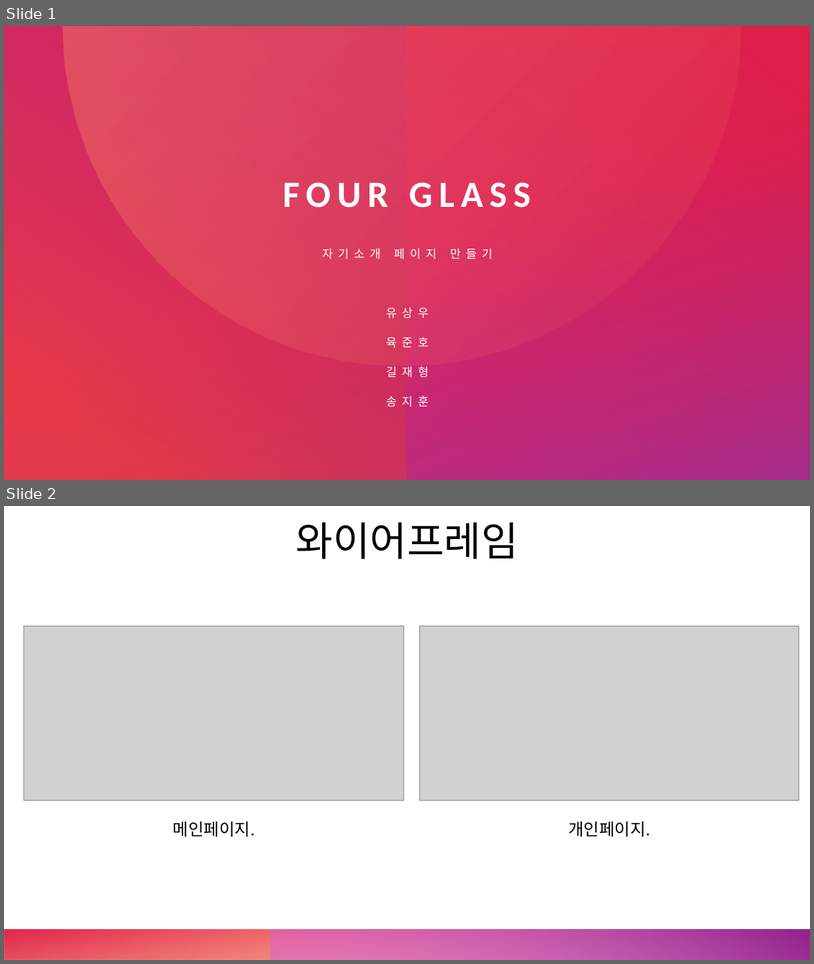
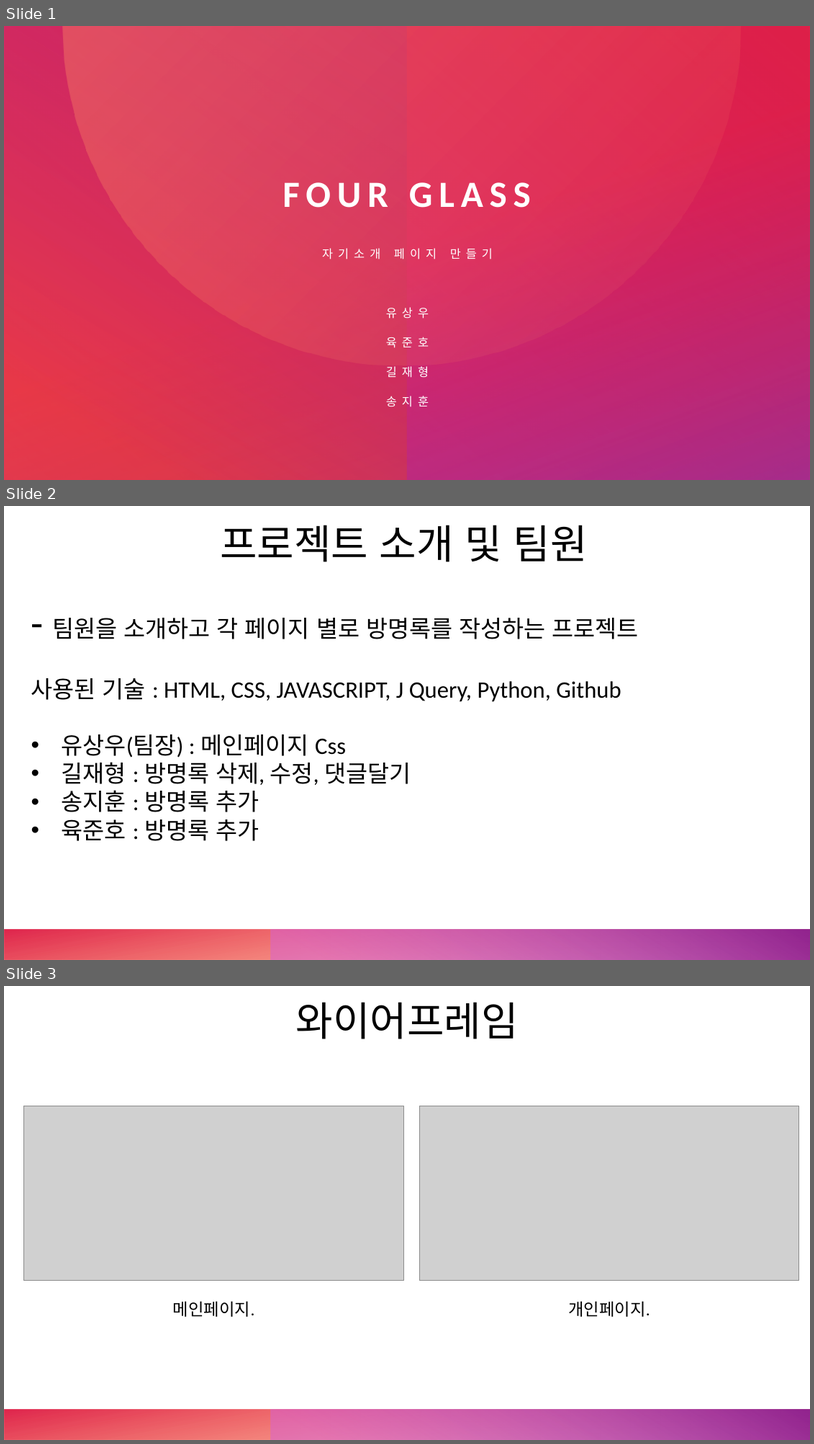
Before and after one commit to Mrgil0/FourGlass, a slide deck: FourGlass/FourGlass.pptx. Shown one above the other, each under a label of ours: slides 1 and 2 before the commit, slides 1, 2 and 3 after it. The pictures are 814x964 and 814x1444 pixels, drawn with LibreOffice and Linux fonts; fonts in the diff are those of the drawing; grey boxes stand for pictures. Boxes give left, top, right and bottom in pixels: in the first picture for what was removed or moved away, otherwise in the second. Text is boxed around its words. In the diff, an @@ line names an element or a change of style, - is before the commit and + after.

Commit message:
수정
팀html파일 통합, ppt수정

```diff
--- a/FourGlass/FourGlass.pptx
+++ b/FourGlass/FourGlass.pptx
@@ slide 2 added at <box>4,506,810,960</box>, background #FFFFFF; not listed: 2 template elements that a slide beside it also shows @@
@@ text added at <box>220,525,588,562</box>, 48 pt, text #000000 @@
+프로젝트 소개 및 팀원
@@ text added at <box>31,618,639,841</box>, 28 pt, text #000000 @@
+- 팀원을 소개하고 각 페이지 별로 방명록를 작성하는 프로젝트
+사용된 기술 : HTML, CSS, JAVASCRIPT, J Query, Python, Github
+• 유상우(팀장) : 메인페이지 Css
+• 길재형 : 방명록 삭제, 수정, 댓글달기
+• 송지훈 : 방명록 추가
+• 육준호 : 방명록 추가
@@ what was slide 2 is now slide 3 @@
```
Also in this commit, not shown: 1 slide changed, 1 other slide added, 4 slides removed, 5 other files.
